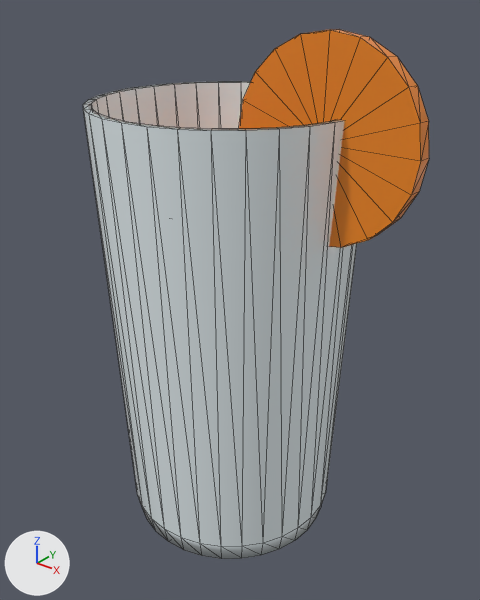
Two versions of the glTF model models/orange-juice.glb, one commit apart.
Rendered twice from a 50 mm camera at (0.1099, -0.1329, 0.1531) aimed at (0.005, -0.0019, 0.0718). Lighting does not change. The marker at lower left points along +X, +Y and +Z. The first picture is the older version. Mesh edges are drawn as thin lines. Vertices at exactly the same position are counted once.

The first picture shows 'orange-juice'.
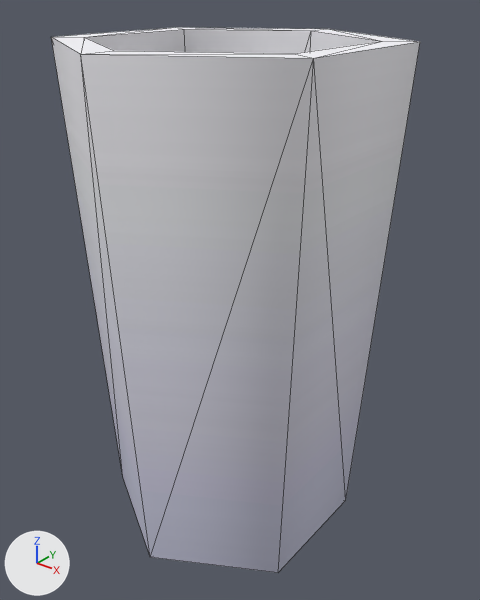
What differs and where, as boxes (x1, y1, x2, y2) in the pictures (480 x 600 px):
'orange-juice', reshaped (7% wider): before (83, 29, 429, 559); after (51, 27, 420, 573)
part 1 of me_mesh_0, rebuilt (35% wider, 14% taller): before (83, 81, 357, 559); after (51, 27, 420, 573)
part 2 of me_mesh_0, deleted (orange): before (239, 29, 429, 248)

The change, as a list of edits to the scene's bpy script:
```text
Add img_colormap:
    img_colormap = load_image('colormap', '_unpacked/colormap', 512, 512, 'sRGB')
Add mat_colormap:
    mat_colormap = bpy.data.materials.new('colormap')
    # uses the picture img_colormap
Change me_mesh_0:
    used by ob_orange_juice; location = (0.0, 0.0, 0.0)
    remove me_mesh_0.from_pydata(...)  # 289 vertices, 526 faces; spans x -0.036..0.0542, y -0.036..0.036, z 0.0..0.1431
    remove me_mesh_0.materials.append(mat_material_0)  # white #eaf4f7
    remove me_mesh_0.materials.append(mat_material_1)  # orange #f0871e
    remove me_mesh_0.materials.append(mat_material_2)  # pale blue #dcf0f6
    add me_mesh_0.from_pydata(...)  # 24 vertices, 44 faces; spans x -0.0391..0.0391, y -0.0451..0.0451, z 0.0..0.1396
    me_mesh_0 part 1: the loose piece of 162 vertices spanning x -0.036..0.036, y -0.036..0.036, z 0.0..0.125 is rebuilt with 24 vertices and now spans x -0.0391..0.0391, y -0.0451..0.0451, z 0.0..0.1396, in mat_colormap
    me_mesh_0 part 2: the loose piece of 42 vertices spanning x 0.0062..0.0542, y -0.0048..0.0008, z 0.095..0.1431 is deleted
    other edits to the shape of me_mesh_0 do not show in these pictures
    add me_mesh_0.materials.append(mat_colormap)
```
